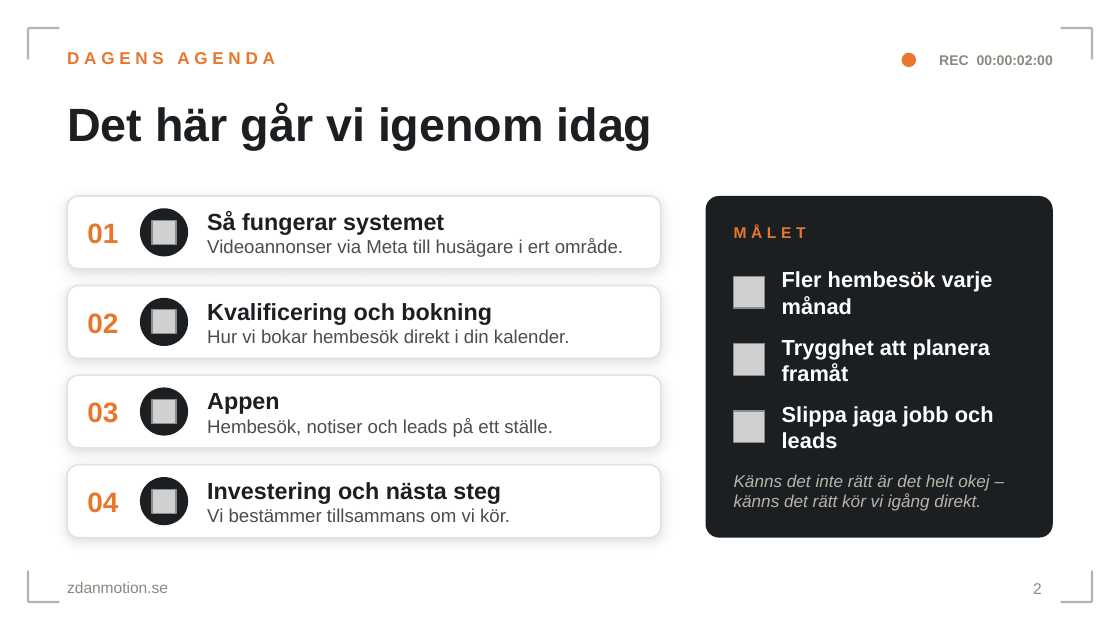
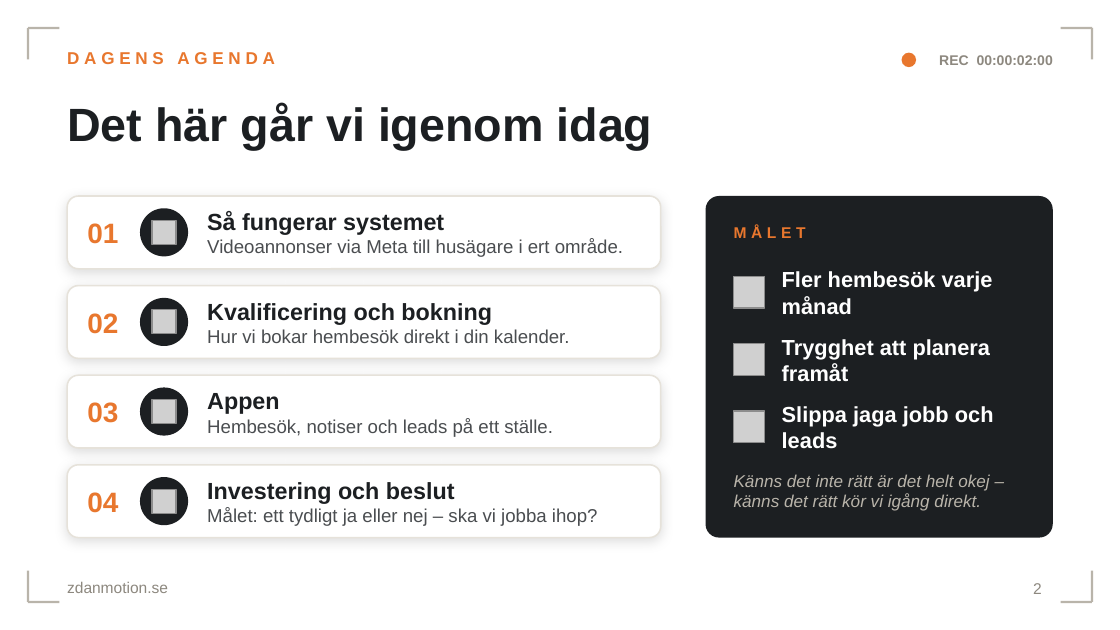
Before and after one commit to zackariasandersson18-afk/worldcub, a slide deck: slide 2 of zdanmotion-bygg-presentation-v2.pptx. Drawn at 1120x630 pixels with LibreOffice and Linux fonts; fonts in the diff are those of the drawing; grey boxes stand for pictures; background and template pictures are left out. Boxes give left, top, right and bottom in pixels: in the first picture for what was removed or moved away, otherwise in the second. Text is boxed around its words. In the diff, an @@ line names an element or a change of style, - is before the commit and + after.

```diff
--- a/zdanmotion-bygg-presentation-v2.pptx
+++ b/zdanmotion-bygg-presentation-v2.pptx
@@ text at [207,482,598,526]: text changed @@
-Investering och nästa steg
-Vi bestämmer tillsammans om vi kör.
+Investering och beslut
+Målet: ett tydligt ja eller nej – ska vi jobba ihop?
```
Also in this commit, not shown: 1 other slide changed, 1 other file.
